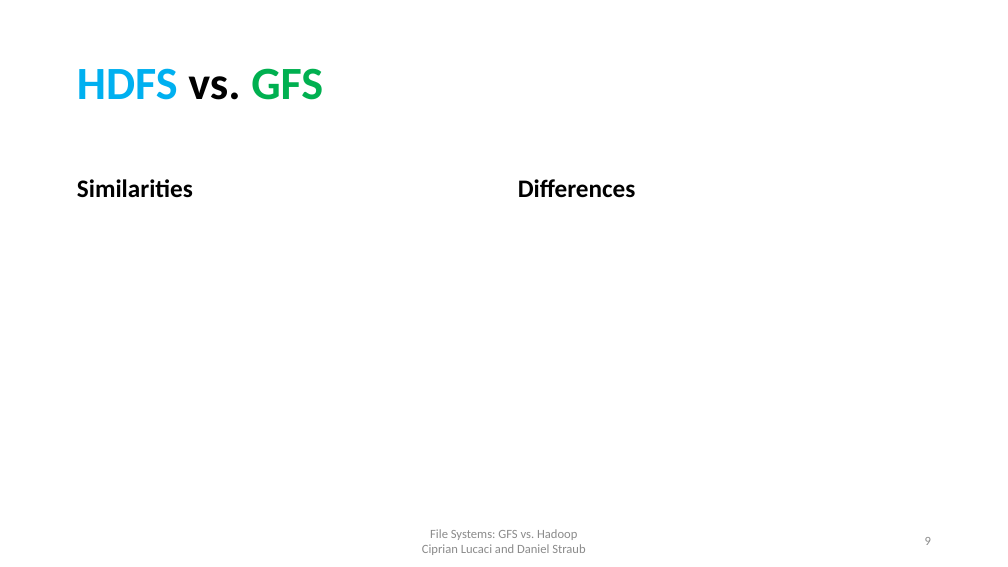
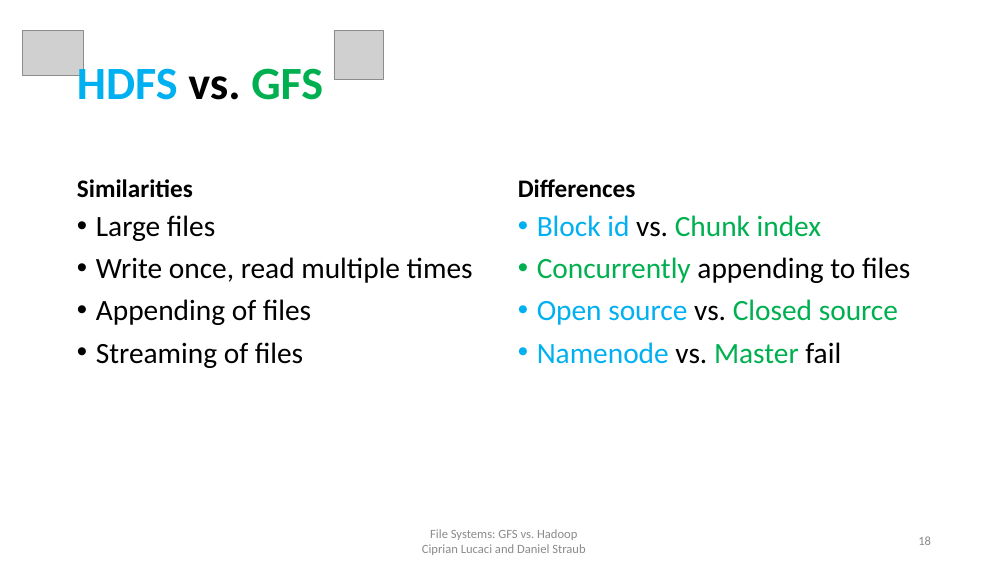
Before and after one commit to cipri7329/ss15-seminar, a slide deck: slide 18 of Presentation/DistributedFileSystems_Daniel.pptx (slide 9 before the commit). Drawn at 1008x567 pixels with LibreOffice and Linux fonts; fonts in the diff are those of the drawing; grey boxes stand for pictures; background and template pictures are left out. Boxes give left, top, right and bottom in pixels: in the first picture for what was removed or moved away, otherwise in the second. Text is boxed around its words. In the diff, an @@ line names an element or a change of style, - is before the commit and + after.

```diff
--- a/Presentation/DistributedFileSystems_Daniel.pptx
+++ b/Presentation/DistributedFileSystems_Daniel.pptx
@@ picture added at bbox=[23, 30, 83, 76] @@
@@ picture added at bbox=[334, 30, 383, 79] @@
@@ text added at bbox=[96, 215, 473, 368], 28 pt, text #000000 @@
+• Large files
+• Write once, read multiple times
+• Appending of files
+• Streaming of files
@@ text added at bbox=[537, 215, 910, 364], 28 pt, text #00B050 @@
+• Block id vs. Chunk index
+• Concurrently appending to files
+• Open source vs. Closed source
+• Namenode vs. Master fail
@@ page number at bbox=[918, 536, 931, 545]: text changed @@
-9
+18
```
Also in this commit, not shown: 6 other slides changed, 8 slides added.
